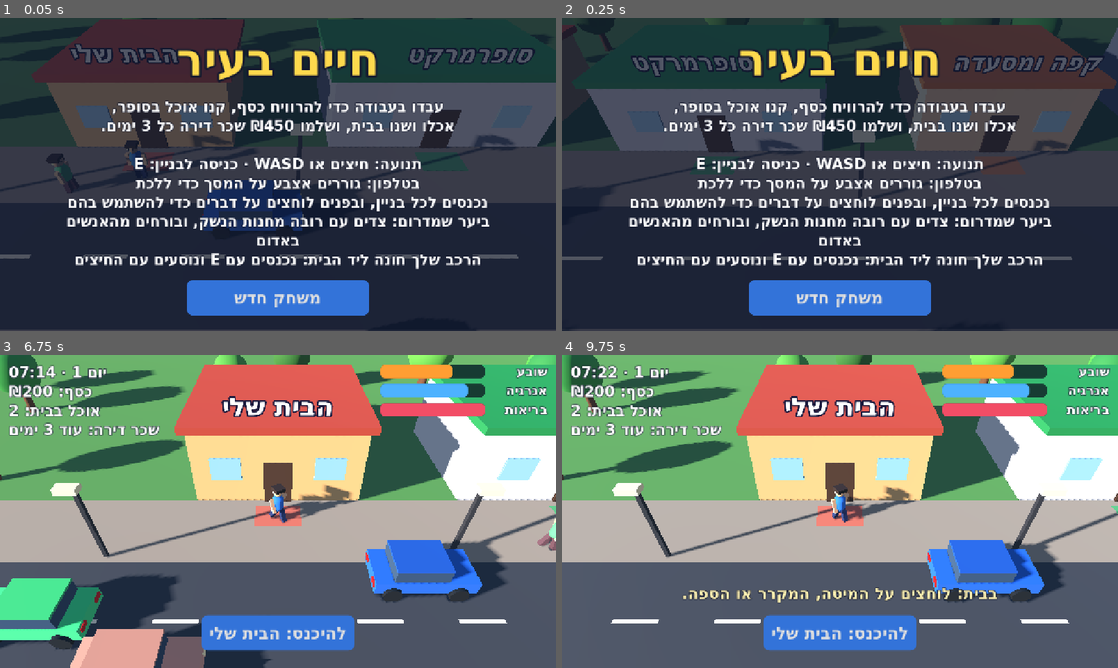
Above: before the commit, frames 1-4 (two rows, left to right).
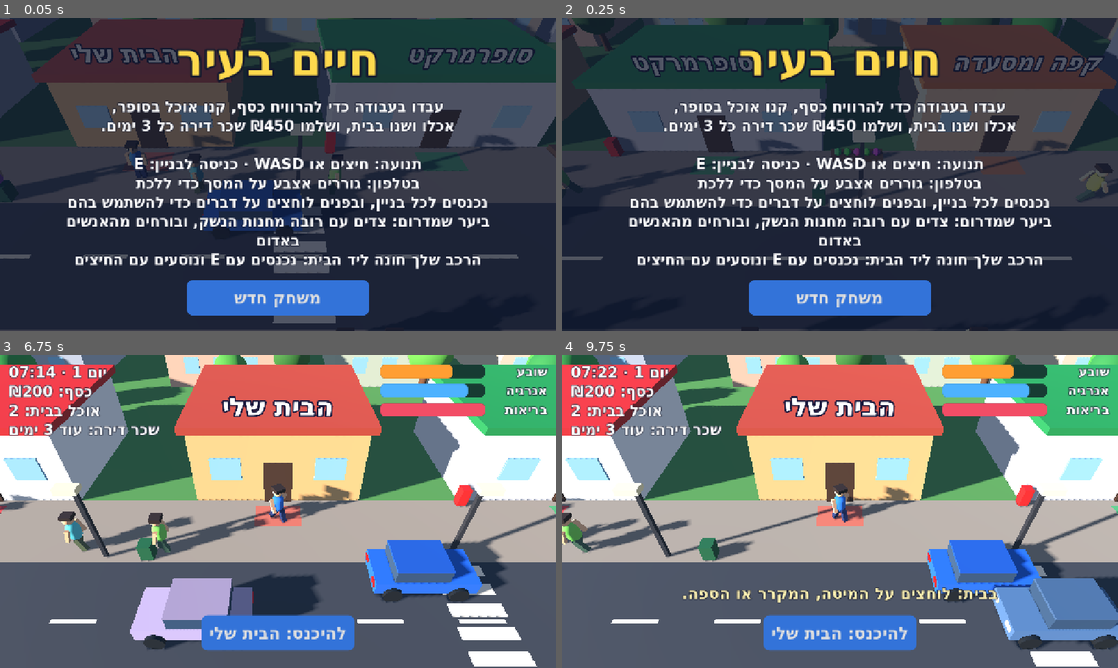
Above: after the commit, the same moments.

Repository: garyjoe/shneyor-games
Game: Godot game, scene res://main.tscn
Two runs of this game, one before a commit and one after it. Both use one fixed random seed, a clock stepped at 60 frames per second and the inputs below.
Inputs (mouse positions are in pixels of both pictures, inside the frame that each line leads up to):
- Up to frame 1 (0.05 s): no input
- Up to frame 2 (0.25 s): no input
- Up to frame 3 (6.75 s): tap Enter at 0.5, 0.6, 3.6, 6.6 s; move the mouse to (400, 495) at 0.52 s; hold Right (ui_right) 0.53-1.25 s; click (400, 495) at 0.67 s; tap Space at 0.77, 3.77 s; drag from (166, 527) to (250, 574) at 1.27 s; move the mouse to (333, 442) at 2.02 s; hold Right (ui_right) 2.03-2.75 s; tap 9 at 2.1, 5.1 s; drag from (250, 574) to (111, 464) at 2.77 s; move the mouse to (444, 558) at 3.52 s; hold Left (ui_left) 3.53-4.25 s; drag from (111, 464) to (194, 433) at 4.27 s; move the mouse to (305, 511) at 5.02 s; hold Down (ui_down) 5.03-5.75 s; click (305, 511) at 5.17 s; drag from (194, 433) to (166, 527) at 5.77 s; move the mouse to (400, 495) at 6.52 s; hold Up (ui_up) from 6.53 s (still down)
- Up to frame 4 (9.75 s): tap Space at 6.77 s; release Up (ui_up) at 7.25 s; drag from (728, 527) to (812, 574) at 7.27 s; move the mouse to (895, 442) at 8.02 s; hold Down (ui_down) 8.03-8.75 s; tap 9 at 8.1 s; drag from (812, 574) to (673, 464) at 8.77 s; move the mouse to (1006, 558) at 9.52 s; hold Up (ui_up) from 9.53 s (still down); tap Enter at 9.6 s; click (1006, 558) at 9.67 s

The runs differ from the first frame. In frame 1, 4.2% of the frame differs, in the area x 0-100%, y 0-100%; in frame 2, 2.8%; in frame 3, 30%; in frame 4, 20%.

Commit message:
Life in the City: a bigger town with a clinic, more jobs and night robbers
The street is longer and busier: a clinic, a restaurant and a building
site join it, with apartment blocks behind, houses across the road,
zebra crossings, a bus stop, more pedestrians and more traffic.

- Clinic: the doctor restores health for a fee.
- Two more hand jobs alongside the parcels: serving dishes at the
  restaurant (lower pay plus tips, open late) and laying bricks at the
  building site (best pay, more tiring, early hours). A raise now lifts
  the pay in every job.
- Robbers in red also work the streets and the park, but only at night,
  and they give up when you step into a building or a car.
- The forest has twenty animals instead of eight, and game meat sells
  for 80 instead of 35.

Co-Authored-By: Claude Fable 5.2 <noreply@anthropic.com>
Claude-Session: https://claude.ai/code/session_01Dt6dxQhnMkF2JMR9WrQUqG

Diff:
--- a/games/life-city/main.gd
+++ b/games/life-city/main.gd
@@ -19,7 +19,7 @@
 	{"name": "ביצים", "price": 13, "food": 28.0},
 	{"name": "עוף", "price": 32, "food": 55.0},
 	{"name": "שוקולד", "price": 7, "food": 10.0},
-	{"name": "בשר ציד", "price": 35, "food": 45.0},   # only from hunting, never on a shelf
+	{"name": "בשר ציד", "price": 80, "food": 45.0},   # only from hunting, never on a shelf
 ]
 const MEAT := 8
 const RIFLE_PRICE := 600
@@ -32,6 +32,9 @@
 	"cafe": {"origin": Vector3(200, 0, -200), "half": Vector2(8, 6)},
 	"work": {"origin": Vector3(400, 0, -200), "half": Vector2(10, 7)},
 	"guns": {"origin": Vector3(600, 0, -200), "half": Vector2(6, 5)},
+	"clinic": {"origin": Vector3(800, 0, -200), "half": Vector2(7, 5.5)},
+	"diner": {"origin": Vector3(1000, 0, -200), "half": Vector2(9, 6.5)},
+	"build": {"origin": Vector3(1200, 0, -200), "half": Vector2(10, 7)},
 }
 const ROOM_HINTS := {
 	"home": "בבית: לוחצים על המיטה, המקרר או הספה.",
@@ -39,6 +42,15 @@
 	"cafe": "לחצו על הצלחת או על הכוס שעל הדלפק כדי להזמין.",
 	"work": "עבודה: לוקחים חבילה מהשולחן ושמים אותה על המדף.",
 	"guns": "לחצו על הרובה או על קופסת הכדורים שעל הדלפק.",
+	"clinic": "לחצו על הרופאה כדי לקבל טיפול.",
+	"diner": "עבודה במסעדה: לוקחים מנה מהמטבח ומגישים לשולחן.",
+	"build": "עבודה בבנייה: לוקחים לבנים מהערימה ומניחים בקיר.",
+}
+## Hand jobs: carry something from one spot to another. Pay scales with your wage.
+const JOBS := {
+	"work": {"pay": 20, "tire": 0.0, "from": 8.0, "to": 20.0, "tips": 0, "what": "חבילה"},
+	"diner": {"pay": 15, "tire": 0.0, "from": 11.0, "to": 23.0, "tips": 12, "what": "מנה"},
+	"build": {"pay": 30, "tire": 3.5, "from": 6.0, "to": 16.0, "tips": 0, "what": "לבנים"},
 }
 const CAR_HOME := Vector3(-18, 0, -0.5)
 const CAN_PRICE := 30
@@ -64,6 +76,7 @@
 	var dir := 1.0
 	var speed := 2.0
 	var chasing := false            # robbers only
+	var town := false               # a robber who works the streets at night
 	var target := Vector3.ZERO
 	var wait := 0.0
 
@@ -336,15 +349,15 @@
 	lamp_mat.emission = Color(1.0, 0.9, 0.6)
 
 	# Ground, road, pavements.
-	_box(Vector3(180, 1, 220), Vector3(0, -0.5, 40), _mat(Color(0.34, 0.56, 0.3)))
-	_solid(Vector3(180, 1, 220), Vector3(0, -0.5, 40))
-	_box(Vector3(160, 0.04, 6), Vector3(0, 0.02, 1.5), _mat(Color(0.25, 0.26, 0.29)))
+	_box(Vector3(280, 1, 240), Vector3(15, -0.5, 30), _mat(Color(0.34, 0.56, 0.3)))
+	_solid(Vector3(280, 1, 240), Vector3(15, -0.5, 30))
+	_box(Vector3(240, 0.04, 6), Vector3(15, 0.02, 1.5), _mat(Color(0.25, 0.26, 0.29)))
 	var dash := _mat(Color(0.9, 0.9, 0.85))
-	for k in range(-19, 20):
+	for k in range(-25, 33):
 		_box(Vector3(1.8, 0.02, 0.2), Vector3(k * 4.0, 0.05, 1.5), dash)
 	var paving := _mat(Color(0.58, 0.56, 0.53))
-	_box(Vector3(160, 0.04, 4.5), Vector3(0, 0.015, -3.75), paving)
-	_box(Vector3(160, 0.04, 2.0), Vector3(0, 0.015, 5.5), paving)
+	_box(Vector3(240, 0.04, 4.5), Vector3(15, 0.015, -3.75), paving)
+	_box(Vector3(240, 0.04, 2.0), Vector3(15, 0.015, 5.5), paving)
 
 	_building("home", "הבית שלי", -24, 9, 4.2, Color(0.85, 0.7, 0.48), Color(0.68, 0.28, 0.2), 0, 24)
 	_building("market", "סופרמרקט", -8, 12, 4.2, Color(0.78, 0.8, 0.84), Color(0.15, 0.55, 0.3), 7, 22)
@@ -353,7 +366,7 @@
 
 	# Street lamps.
 	var pole_mat := _mat(Color(0.2, 0.2, 0.22))
-	for x: float in [-32.0, -16.0, 0.0, 16.0, 32.0]:
+	for x: float in [-48.0, -32.0, -16.0, 0.0, 16.0, 32.0, 48.0, 64.0, 80.0]:
 		_box(Vector3(0.18, 4.2, 0.18), Vector3(x, 2.1, -1.9), pole_mat)
 		_box(Vector3(0.9, 0.25, 0.5), Vector3(x, 4.2, -1.6), lamp_mat)
 
@@ -388,15 +401,18 @@
 		_tree(pos)
 	for k in 16:
 		_tree(Vector3(rng.randf_range(-48, 48), 0, rng.randf_range(-26, -17)))
-	_tree(Vector3(-41, 0, -8))
+	_building("clinic", "מרפאה", -40, 10, 4.2, Color(0.9, 0.92, 0.94), Color(0.75, 0.15, 0.15), 8, 20)
+	_building("diner", "מסעדה", 56, 11, 4.2, Color(0.8, 0.5, 0.35), Color(0.45, 0.15, 0.12), 11, 23)
+	_building("build", "אתר בנייה", 72, 12, 7.0, Color(0.6, 0.58, 0.55), Color(0.9, 0.6, 0.1), 6, 16)
+	_build_town_extras()
 	_building("guns", "חנות נשק", 40, 9, 4.2, Color(0.5, 0.52, 0.45), Color(0.25, 0.3, 0.2), 9, 19)
 
 	# Passers-by on the pavements.
-	for k in 6:
+	for k in 14:
 		var n := _make_person(Color.from_hsv(rng.randf(), 0.55, 0.85), Color.from_hsv(rng.randf(), 0.3, 0.4))
 		n.dir = 1.0 if k % 2 == 0 else -1.0
 		n.speed = rng.randf_range(1.6, 2.6)
-		n.root.position = Vector3(rng.randf_range(-38, 38), 0, 5.6 if k % 3 == 0 else rng.randf_range(-2.6, -2.0))
+		n.root.position = Vector3(rng.randf_range(-46, 78), 0, 5.6 if k % 3 == 0 else rng.randf_range(-2.6, -2.0))
 		add_child(n.root)
 		npcs.append(n)
 	_build_store()
@@ -627,11 +643,12 @@
 
 
 func _take_parcel() -> void:
+	var job: Dictionary = JOBS[room]
 	if carrying:
-		_toast("כבר יש לך חבילה ביד. שים אותה על המדף.")
-		return
-	if clock < 8.0 or clock >= 20.0:
-		_toast("העבודה נגמרה להיום. חוזרים מחר ב-8:00.")
+		_toast("כבר יש לך %s ביד." % job["what"])
+		return
+	if clock < float(job["from"]) or clock >= float(job["to"]):
+		_toast("העבודה כאן רק בין %s ל-%s." % [_time_text(job["from"]), _time_text(job["to"])])
 		_play("no")
 		return
 	if energy < 10.0:
@@ -649,23 +666,44 @@
 
 
 func _drop_parcel() -> void:
+	var job: Dictionary = JOBS[room]
 	if not carrying:
-		_toast("קודם לוקחים חבילה מהשולחן.")
+		_toast("קודם לוקחים %s." % job["what"])
 		return
 	carrying = false
 	reach = 0.35
 	parcels += 1
 	shifts = parcels / 8
 	_skip(0.5, "work")
-	var pay := wage / 2
-	money += pay
+	energy = maxf(energy - float(job["tire"]), 0.0)
+	var pay := int(int(job["pay"]) * wage / 40.0)
+	var tip := rng.randi_range(0, int(job["tips"])) if int(job["tips"]) > 0 else 0
+	money += pay + tip
 	_play("pay")
 	if parcels % 40 == 0:
 		wage += 8
-		_toast("קיבלת ₪%d, וגם העלאה! השכר עכשיו ₪%d לשעה." % [pay, wage])
+		_toast("הרווחת ₪%d, וגם קיבלת העלאה של 20%% בכל העבודות!" % (pay + tip))
+	elif tip > 0:
+		_toast("הרווחת ₪%d ועוד ₪%d טיפ." % [pay, tip])
 	else:
-		_toast("חבילה מספר %d על המדף. הרווחת ₪%d." % [parcels, pay])
+		_toast("הרווחת ₪%d. (משימה מספר %d)" % [pay, parcels])
 	_update_hud()
+
+
+func _treat(price: int, heal: float, hours: float) -> void:
+	if health >= 99.0:
+		_toast("אתה בריא לגמרי.")
+		return
+	if money < price:
+		_toast("אין מספיק כסף.")
+		_play("no")
+		return
+	money -= price
+	health = minf(health + heal, 100.0)
+	_skip(hours, "awake")
+	_play("pay")
+	_toast("הרופאה טיפלה בך. בריאות: %d." % int(health))
+	_refresh_panel()
 
 
 func _time_skip(text: String, apply: Callable) -> void:
@@ -769,6 +807,10 @@
 			"home":
 				panel_text.text = _h("כדי להיכנס הביתה צריך לחדש את שכר הדירה. בינתיים אפשר לישון על ספסל בפארק.")
 				_add_action("לחדש שכר דירה · ₪%d" % rent_owed, _pay_rent)
+			"doctor":
+				panel_text.text = _h("בריאות: %d מתוך 100" % int(health))
+				_add_action("בדיקה וטיפול מלא · ₪120", _treat.bind(120, 100.0, 1.0))
+				_add_action("ויטמינים · ₪40", _treat.bind(40, 25.0, 0.25))
 			"dealer":
 				panel_text.text = _h("הרכב שלך: %s. רכב חדש מחליף אותו ומגיע עם מכל מלא." % CARS[car_model]["name"])
 				for k in range(1, CARS.size()):
@@ -807,8 +849,10 @@
 func _physics_process(delta: float) -> void:
 	for n in npcs:
 		n.root.position.x += n.dir * n.speed * delta
-		if absf(n.root.position.x) > 44.0:
-			n.dir = -n.dir
+		if n.root.position.x > 82.0:
+			n.dir = -1.0
+		elif n.root.position.x < -50.0:
+			n.dir = 1.0
 		n.root.rotation.y = PI * 0.5 * n.dir
 		_animate(n, true, delta)
 
@@ -826,7 +870,7 @@
 		player.position.x = clampf(player.position.x, room_origin.x - room_half.x, room_origin.x + room_half.x)
 		player.position.z = clampf(player.position.z, room_origin.z - room_half.y, room_origin.z + room_half.y)
 	else:
-		player.position.x = clampf(player.position.x, -44.0, 46.0)
+		player.position.x = clampf(player.position.x, -52.0, 84.0)
 		player.position.z = clampf(player.position.z, -5.6, FOREST_END)
 	if driving:
 		if car_model != JEEP:
@@ -1431,7 +1475,7 @@
 	if busy or state != State.PLAY:
 		return
 	match p.key:
-		"home", "market", "cafe", "work", "guns":
+		"home", "market", "cafe", "work", "guns", "clinic", "diner", "build":
 			_enter_room(p)
 		"store_exit", "exit":
 			_leave_room()
@@ -1678,10 +1722,11 @@
 		if absf(pos.x) < 3.0 and pos.z < FOREST_Z + 14.0:
 			continue                       # keep a path in from the sign
 		_pine(pos)
-	for k in 8:
-		_make_animal(k < 4)
-	for k in 3:
+	for k in 20:
+		_make_animal(k < 9)
+	for k in 6:
 		var t := _make_person(Color(0.85, 0.08, 0.08), Color(0.6, 0.05, 0.05))
+		t.town = k >= 3
 		add_child(t.root)
 		thugs.append(t)
 	_reset_forest()
@@ -1699,8 +1744,7 @@
 	for t in thugs:
 		t.chasing = false
 		t.wait = 0.0
-		t.root.position = _forest_point() + Vector3(0, 0, 12)
-		t.root.position.z = minf(t.root.position.z, FOREST_END - 2.0)
+		t.root.position = _thug_point(t)
 		t.target = t.root.position
 
 
@@ -1748,11 +1792,19 @@
 		to_me.y = 0.0
 		var dist := to_me.length()
 		var in_reach := _in_forest() and here.z > FOREST_Z + 1.0 and not driving
+		if t.town:
+			# Street robbers only come out at night, and give up at any doorway or car.
+			var night := clock >= 20.0 or clock < 5.0
+			t.root.visible = night
+			if not night:
+				t.chasing = false
+				continue
+			in_reach = not inside and not driving and here.z < FOREST_Z - 2.0
 		if t.chasing and (not in_reach or dist > 24.0 or rob_cool > 0.0):
 			t.chasing = false
-		elif not t.chasing and in_reach and dist < 13.0 and rob_cool <= 0.0:
+		elif not t.chasing and in_reach and dist < (9.0 if t.town else 13.0) and rob_cool <= 0.0:
 			t.chasing = true
-			_toast("אדם רע באדום רודף אחריך! ברח מהיער!")
+			_toast("אדם רע באדום רודף אחריך! היכנס לבניין או לרכב!" if t.town else "אדם רע באדום רודף אחריך! ברח מהיער!")
 			_play("alarm")
 		var step := Vector3.ZERO
 		if t.chasing:
@@ -1765,11 +1817,14 @@
 				t.wait -= delta
 				if t.wait <= 0.0:
 					t.wait = rng.randf_range(1.0, 4.0)
-					t.target = _forest_point()
+					t.target = _thug_point(t)
 			else:
 				step = to_target.normalized() * 2.0
 		t.root.position += step * delta
-		t.root.position.z = maxf(t.root.position.z, FOREST_Z + 2.0)
+		if t.town:
+			t.root.position.z = clampf(t.root.position.z, -4.5, FOREST_Z - 3.0)
+		else:
+			t.root.position.z = maxf(t.root.position.z, FOREST_Z + 2.0)
 		if step != Vector3.ZERO:
 			t.root.rotation.y = lerp_angle(t.root.rotation.y, atan2(step.x, step.z), 10.0 * delta)
 		_animate(t, step != Vector3.ZERO, delta * (1.8 if t.chasing else 1.0))
@@ -1782,9 +1837,9 @@
 	rob_cool = 18.0
 	for t in thugs:
 		t.chasing = false
-		t.target = _forest_point()
+		t.target = _thug_point(t)
 	_play("no")
-	_toast("שדדו אותך! לקחו לך ₪%d. צא מהיער!" % stolen)
+	_toast("שדדו אותך! לקחו לך ₪%d. התרחק מהם!" % stolen)
 
 
 func _nearest_animal() -> Animal:
@@ -1994,10 +2049,10 @@
 		_tag("%s ₪%d" % [CARS[k]["name"], CARS[k]["price"]], show.position + Vector3(0, 2.6, 0), 44)
 
 	# Two lanes of traffic that loop along the street.
-	for k in 5:
+	for k in 9:
 		var t := _make_car(Color.from_hsv(rng.randf(), rng.randf_range(0.2, 0.75), rng.randf_range(0.5, 0.95)))
 		var east := k % 2 == 0
-		t.position = Vector3(rng.randf_range(-80, 80), 0, 3.6 if east else 1.5)
+		t.position = Vector3(rng.randf_range(-95, 125), 0, 3.6 if east else 1.5)
 		t.rotation.y = PI * 0.5 if east else -PI * 0.5
 		t.set_meta("dir", 1.0 if east else -1.0)
 		t.set_meta("top", rng.randf_range(7.0, 11.0))
@@ -2122,8 +2177,10 @@
 		var now: float = move_toward(t.get_meta("speed"), want, 12.0 * delta)
 		t.set_meta("speed", now)
 		t.position.x += dir * now * delta
-		if t.position.x * dir > 85.0:
-			t.position.x = -85.0 * dir
+		if dir > 0.0 and t.position.x > 130.0:
+			t.position.x = -100.0
+		elif dir < 0.0 and t.position.x < -100.0:
+			t.position.x = 130.0
 
 
 func _fuel_price() -> int:
@@ -2249,6 +2306,9 @@
 	_build_cafe()
 	_build_work()
 	_build_gun_shop()
+	_build_clinic()
+	_build_diner()
+	_build_site()
 
 
 func _build_home() -> void:
@@ -2505,3 +2565,165 @@
 	_apply_daylight()
 	_play("no")
 	_toast("התעלפת מרעב ומעייפות, וטיפלו בך בבית החולים. שילמת ₪%d." % fee)
+
+
+func _thug_point(t: Person) -> Vector3:
+	if t.town:
+		return Vector3(rng.randf_range(-48, 80), 0, rng.randf_range(-3.5, 28.0))
+	return _forest_point()
+
+
+# ------------------------------------------------- a bigger, busier town ----
+
+## An apartment block with rows of windows. Only scenery.
+func _block(pos: Vector3, size: Vector3, color: Color) -> void:
+	_box(size, pos + Vector3(0, size.y * 0.5, 0), _mat(color))
+	_box(Vector3(size.x + 0.4, 0.3, size.z + 0.4), pos + Vector3(0, size.y + 0.15, 0), _mat(color.darkened(0.3)))
+	var floors := int(size.y / 3.0)
+	var columns := int(size.x / 2.6)
+	for f in floors:
+		for c in columns:
+			var x := (c - (columns - 1) * 0.5) * 2.6
+			_box(Vector3(1.3, 1.4, 0.1), pos + Vector3(x, 1.9 + f * 3.0, size.z * 0.5 + 0.03), window_mat)
+
+
+func _build_town_extras() -> void:
+	# A second row of apartment blocks behind the street.
+	var palette: Array[Color] = [Color(0.78, 0.74, 0.66), Color(0.66, 0.7, 0.76), Color(0.8, 0.68, 0.6), Color(0.7, 0.75, 0.68)]
+	for k in 11:
+		var h := rng.randf_range(9.0, 19.0)
+		_block(Vector3(-60 + k * 15.0 + rng.randf_range(-1.5, 1.5), 0, -27), Vector3(rng.randf_range(9, 12), h, 9), palette[k % 4])
+	# Houses south of the road, east of the park.
+	for k in 4:
+		var hp := Vector3(52 + k * 9.5, 0, 14)
+		_box(Vector3(7, 3.6, 6), hp + Vector3(0, 1.8, 0), _mat(palette[(k + 1) % 4]))
+		_box(Vector3(7.6, 0.4, 6.6), hp + Vector3(0, 3.8, 0), _mat(Color(0.6, 0.25, 0.2)))
+		_box(Vector3(1.3, 2.2, 0.1), hp + Vector3(0, 1.1, -3.03), _mat(Color(0.3, 0.2, 0.12)))
+		for sx: float in [-2.2, 2.2]:
+			_box(Vector3(1.4, 1.2, 0.1), hp + Vector3(sx, 2.0, -3.03), window_mat)
+		_solid(Vector3(7, 3.6, 6), hp + Vector3(0, 1.8, 0))
+		_tree(hp + Vector3(4.6, 0, 3.5))
+	# Zebra crossings.
+	var white := _mat(Color(0.92, 0.92, 0.9))
+	for x: float in [-16.0, 16.0, 48.0]:
+		for k in 6:
+			_box(Vector3(2.2, 0.03, 0.55), Vector3(x, 0.06, -1.0 + k * 1.0), white)
+	# Bus stop with a shelter and bench.
+	var stop := Vector3(32, 0, 5.6)
+	var steel := _mat(Color(0.3, 0.32, 0.36))
+	_box(Vector3(4.0, 0.12, 1.6), stop + Vector3(0, 2.6, 0), steel)
+	_box(Vector3(4.0, 2.4, 0.08), stop + Vector3(0, 1.3, 0.75), _mat(Color(0.55, 0.75, 0.85)))
+	for sx: float in [-1.9, 1.9]:
+		_box(Vector3(0.1, 2.6, 0.1), stop + Vector3(sx, 1.3, -0.7), steel)
+	_box(Vector3(2.6, 0.12, 0.5), stop + Vector3(0, 0.55, 0.4), _mat(Color(0.5, 0.33, 0.2)))
+	_sign("תחנת אוטובוס", stop + Vector3(0, 3.3, 0), 56)
+	# Bins, post boxes and flower beds along the pavement.
+	for x: float in [-30.0, -2.0, 30.0, 62.0]:
+		_box(Vector3(0.6, 0.9, 0.6), Vector3(x, 0.45, -1.9), _mat(Color(0.15, 0.4, 0.25)))
+	for x: float in [-14.0, 18.0, 46.0]:
+		_box(Vector3(0.5, 1.1, 0.5), Vector3(x, 0.55, -5.7), _mat(Color(0.8, 0.12, 0.1)))
+	for x: float in [-46.0, 0.0, 66.0]:
+		_box(Vector3(3.0, 0.3, 0.9), Vector3(x, 0.15, -5.4), _mat(Color(0.4, 0.3, 0.2)))
+		for k in 5:
+			_ball(0.22, Vector3(x - 1.1 + k * 0.55, 0.45, -5.4), _mat(Color.from_hsv(rng.randf(), 0.7, 0.95)), self)
+
+
+func _build_clinic() -> void:
+	var o := _room("clinic", Color(0.78, 0.84, 0.86), Color(0.92, 0.95, 0.96))
+	_box(Vector3(3.0, 1.1, 0.9), o + Vector3(-3.5, 0.55, -3.6), _mat(Color(0.85, 0.87, 0.9)))
+	_solid(Vector3(3.0, 1.1, 0.9), o + Vector3(-3.5, 0.55, -3.6))
+	_box(Vector3(0.5, 0.2, 0.5), o + Vector3(-3.5, 1.35, -3.6), _mat(Color(0.85, 0.1, 0.1)))
+	_box(Vector3(0.2, 0.5, 0.5), o + Vector3(-3.5, 1.35, -3.6), _mat(Color(0.85, 0.1, 0.1)))
+	# Examination bed
+	var bed := o + Vector3(3.8, 0, -3.8)
+	_box(Vector3(1.4, 0.7, 3.0), bed + Vector3(0, 0.35, 0), _mat(Color(0.5, 0.55, 0.6)))
+	_box(Vector3(1.3, 0.15, 2.9), bed + Vector3(0, 0.78, 0), _mat(Color(0.95, 0.97, 1.0)))
+	_solid(Vector3(1.4, 0.9, 3.0), bed + Vector3(0, 0.45, 0))
+	# Medicine cabinet
+	_box(Vector3(2.0, 2.4, 0.6), o + Vector3(0.5, 1.2, -5.1), _mat(Color(0.95, 0.95, 0.95)))
+	for k in 6:
+		_box(Vector3(0.25, 0.35, 0.1), o + Vector3(-0.2 + (k % 3) * 0.7, 1.0 + (k / 3) * 0.8, -4.77), _mat(Color.from_hsv(k * 0.15, 0.6, 0.9)))
+	_solid(Vector3(2.0, 2.4, 0.6), o + Vector3(0.5, 1.2, -5.1))
+	var doctor := _make_person(Color(0.97, 0.97, 0.99), Color(0.2, 0.45, 0.55))
+	doctor.root.position = o + Vector3(1.8, 0, -2.6)
+	add_child(doctor.root)
+	_tag("הרופאה", doctor.root.position + Vector3(0, 2.6, 0))
+	var spot := _spot("clinic", "doctor", "מרפאה", "לדבר עם הרופאה", o + Vector3(1.8, 0, -1.0))
+	_handle(doctor.root, "clinic", _interact.bind(spot))
+	for x: float in [-5.5, -4.2]:
+		_chair(o + Vector3(x, 0, 1.5), 1.0, Color(0.3, 0.5, 0.7))
+
+
+func _job_spots(room_key: String, from: Vector3, from_text: String, to: Vector3, to_text: String) -> void:
+	_spot(room_key, "parcel_in", from_text, from_text, from)
+	_spot(room_key, "parcel_out", to_text, to_text, to)
+
+
+func _build_diner() -> void:
+	var o := _room("diner", Color(0.42, 0.3, 0.24), Color(0.85, 0.75, 0.62))
+	var wood := Color(0.42, 0.27, 0.16)
+	# Kitchen pass with plates waiting.
+	var kitchen := o + Vector3(-6.5, 0, -4.5)
+	_box(Vector3(4.0, 1.1, 1.0), kitchen + Vector3(0, 0.55, 0), _mat(Color(0.75, 0.76, 0.78)))
+	_solid(Vector3(4.0, 1.1, 1.0), kitchen + Vector3(0, 0.55, 0))
+	for k in 3:
+		var plate := Node3D.new()
+		plate.position = kitchen + Vector3(-1.1 + k * 1.1, 1.13, 0.1)
+		add_child(plate)
+		_box(Vector3(0.6, 0.05, 0.6), Vector3.ZERO, _mat(Color(0.96, 0.96, 0.93)), plate)
+		_ball(0.17, Vector3(0, 0.14, 0), _mat(Color.from_hsv(0.05 + k * 0.1, 0.7, 0.8)), plate, Vector3(1.2, 0.7, 1))
+		_handle(plate, "diner", _take_parcel)
+	var cook := _make_person(Color(0.97, 0.97, 0.97), Color(0.2, 0.2, 0.22))
+	cook.root.position = kitchen + Vector3(0, 0, -1.2)
+	add_child(cook.root)
+	_tag("מטבח", kitchen + Vector3(0, 2.7, 0))
+	# The table that is waiting for its food.
+	var table := o + Vector3(6.0, 0, -2.0)
+	_table(table, Vector2(2.4, 1.4), wood)
+	var top := _box(Vector3(2.0, 0.04, 1.0), table + Vector3(0, 1.02, 0), _mat(Color(0.9, 0.3, 0.3)))
+	_handle(top, "diner", _drop_parcel)
+	for sx: float in [-0.65, 0.65]:
+		var guest := _make_person(Color.from_hsv(rng.randf(), 0.5, 0.8), Color(0.25, 0.25, 0.3))
+		guest.root.position = table + Vector3(sx, 0, -1.3)
+		add_child(guest.root)
+	_tag("שולחן מחכה", table + Vector3(0, 2.7, -1.0))
+	_job_spots("diner", kitchen + Vector3(0, 0, 1.5), "לקחת מנה", table + Vector3(0, 0, 1.5), "להגיש לשולחן")
+	for x: float in [-2.5, 1.5]:
+		var t := o + Vector3(x, 0, 1.2)
+		_table(t, Vector2(1.4, 1.4), wood.lightened(0.15))
+		_chair(t + Vector3(0, 0, 1.15), 1.0, wood)
+		_chair(t + Vector3(0, 0, -1.15), -1.0, wood)
+
+
+func _build_site() -> void:
+	var o := _room("build", Color(0.6, 0.52, 0.4), Color(0.62, 0.62, 0.6))
+	var brick := _mat(Color(0.7, 0.3, 0.2))
+	# Pile of bricks.
+	var pile := o + Vector3(-7, 0, -3)
+	for k in 9:
+		var b := _box(Vector3(0.9, 0.4, 0.5), pile + Vector3(-0.95 + (k % 3) * 0.95, 0.2 + (k / 3) * 0.42, 0), brick)
+		if k >= 6:
+			_handle(b, "build", _take_parcel)
+	_solid(Vector3(3.0, 1.3, 0.6), pile + Vector3(0, 0.65, 0))
+	_tag("לבנים", pile + Vector3(0, 2.2, 0))
+	# The wall being built.
+	var wall := o + Vector3(6.5, 0, -5.5)
+	var last: MeshInstance3D
+	for k in 12:
+		last = _box(Vector3(0.95, 0.42, 0.5), wall + Vector3(-1.5 + (k % 4) * 1.0 + (0.5 if (k / 4) % 2 == 1 else 0.0), 0.21 + (k / 4) * 0.44, 0), brick)
+		_handle(last, "build", _drop_parcel)
+	_solid(Vector3(4.6, 1.4, 0.6), wall + Vector3(0.2, 0.7, 0))
+	_tag("הקיר", wall + Vector3(0, 2.4, 0))
+	_job_spots("build", pile + Vector3(0, 0, 1.4), "לקחת לבנים", wall + Vector3(0, 0, 1.4), "להניח בקיר")
+	# Scaffolding, a cement mixer and the foreman.
+	var steel := _mat(Color(0.75, 0.6, 0.15))
+	for sx: float in [-1.5, 1.5]:
+		for sz: float in [-0.6, 0.6]:
+			_box(Vector3(0.12, 4.0, 0.12), o + Vector3(sx, 2.0, -6.0 + sz), steel)
+	_box(Vector3(3.4, 0.12, 1.5), o + Vector3(0, 2.2, -6.0), _mat(Color(0.55, 0.4, 0.25)))
+	_box(Vector3(1.2, 1.2, 1.2), o + Vector3(-2.5, 0.9, 2.0), _mat(Color(0.85, 0.5, 0.1)))
+	_solid(Vector3(1.2, 1.5, 1.2), o + Vector3(-2.5, 0.75, 2.0))
+	var foreman := _make_person(Color(0.95, 0.75, 0.1), Color(0.25, 0.3, 0.45))
+	foreman.root.position = o + Vector3(2.5, 0, -2.5)
+	add_child(foreman.root)
+	_tag("מנהל העבודה", foreman.root.position + Vector3(0, 2.6, 0))
